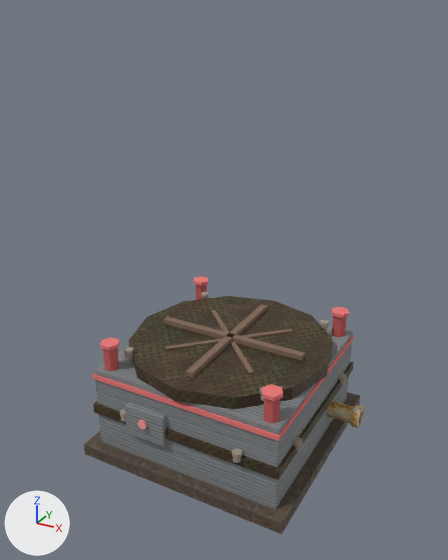
A saved change to the glTF model buildings/sink/models/sink.glb.
Both versions are drawn from a 50 mm lens placed at (2.14, -4.01, 3.43), pointed at (0.0, -0.12, 1.48). The lights are fixed; the arrows at lower left show +X, +Y and +Z. The first picture is the older version. Where no turn or scale is listed for an object, it has been applied to the vertices. Vertices at exactly the same position are counted once.

In view in the first picture: 'Band', 'BasePlatform', 'Body', 'ControlPanel', 'DrainPipe', 'GrateBar_0', 'GrateBar_1', 'HopperRim', 'RedStripe' and 18 more.
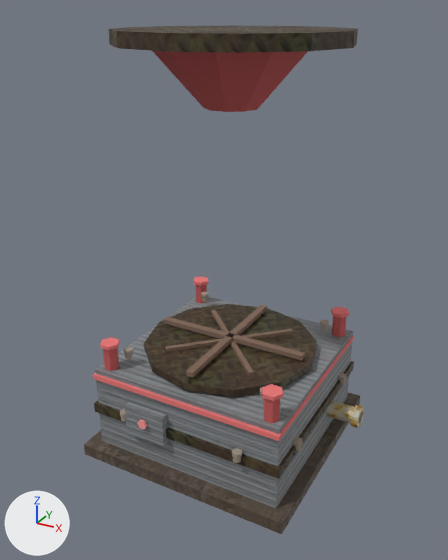
The newer file is also rescaled (x0.25) as a whole; pictures and numbers use the older file's frame.

Location of each change, (x1, y1, x2, y2) in pixels of the pictures (448 x 560 px):
'HopperRim', moved: before (129, 296, 332, 409); after (109, 25, 358, 53)
'Funnel', moved (not visible before): after (153, 51, 308, 112)
'HopperInner', unchanged, uncovered by the edit: after (144, 304, 317, 397)

What changed in the scene script:
```text
Change me_cone:
    used by ob_funnel; location = (0.0, 0.0, 0.82)
    remove me_cone.from_pydata(...)  # 20 vertices, 36 faces; spans x -0.65..0.65, y -0.618..0.618, z -0.5..0.0
    add me_cone.from_pydata(...)  # 20 vertices, 36 faces; spans x -0.65..0.65, y -0.618..0.618, z 1.96..2.46
    me_cone part 1: the whole mesh is moved by (0.0, 0.0, 2.46)
Change me_cylinder_004:
    used by ob_hopperrim; location = (0.0, 0.006, 0.8)
    remove me_cylinder_004.from_pydata(...)  # 24 vertices, 44 faces; spans x -0.85..0.85, y -0.85..0.85, z 0.0..0.1
    add me_cylinder_004.from_pydata(...)  # 24 vertices, 44 faces; spans x -0.85..0.85, y -0.83..0.87, z 2.4..2.5
    me_cylinder_004 part 2: the whole mesh is moved by (0.0, 0.02, 2.4)
```
